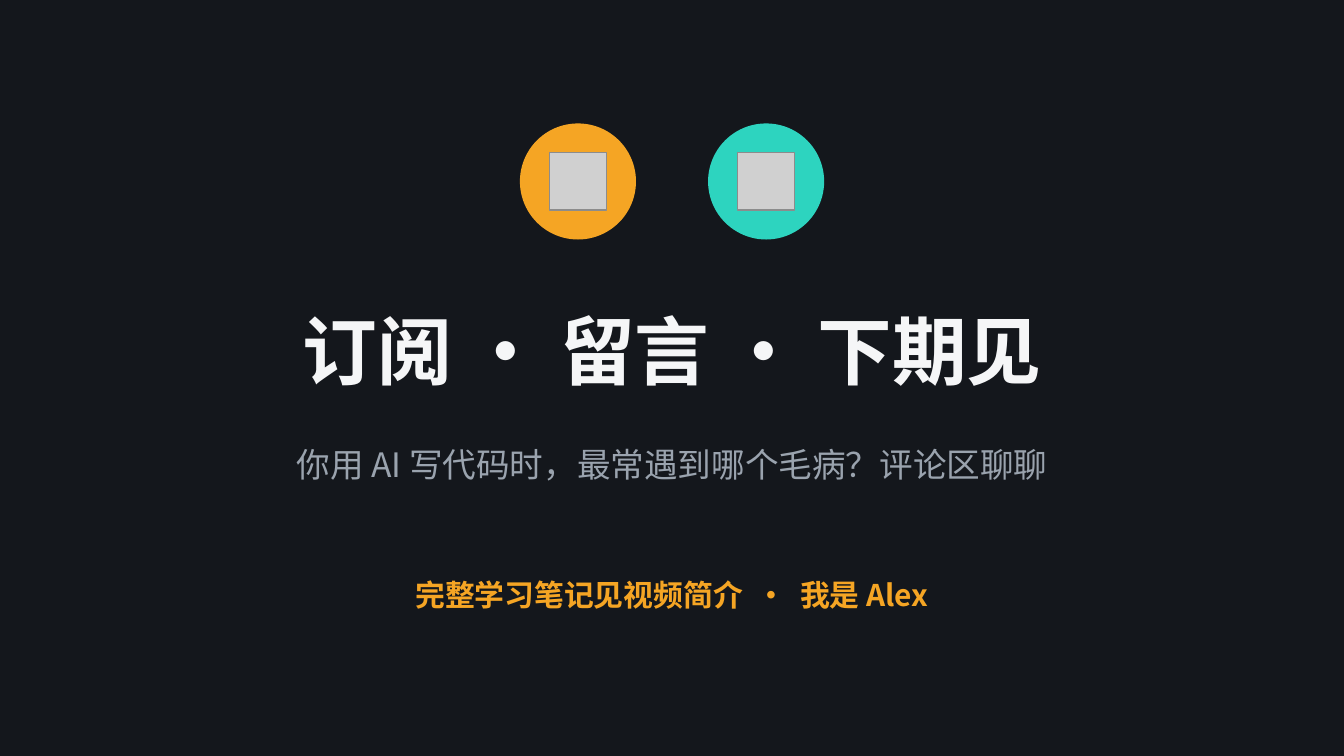
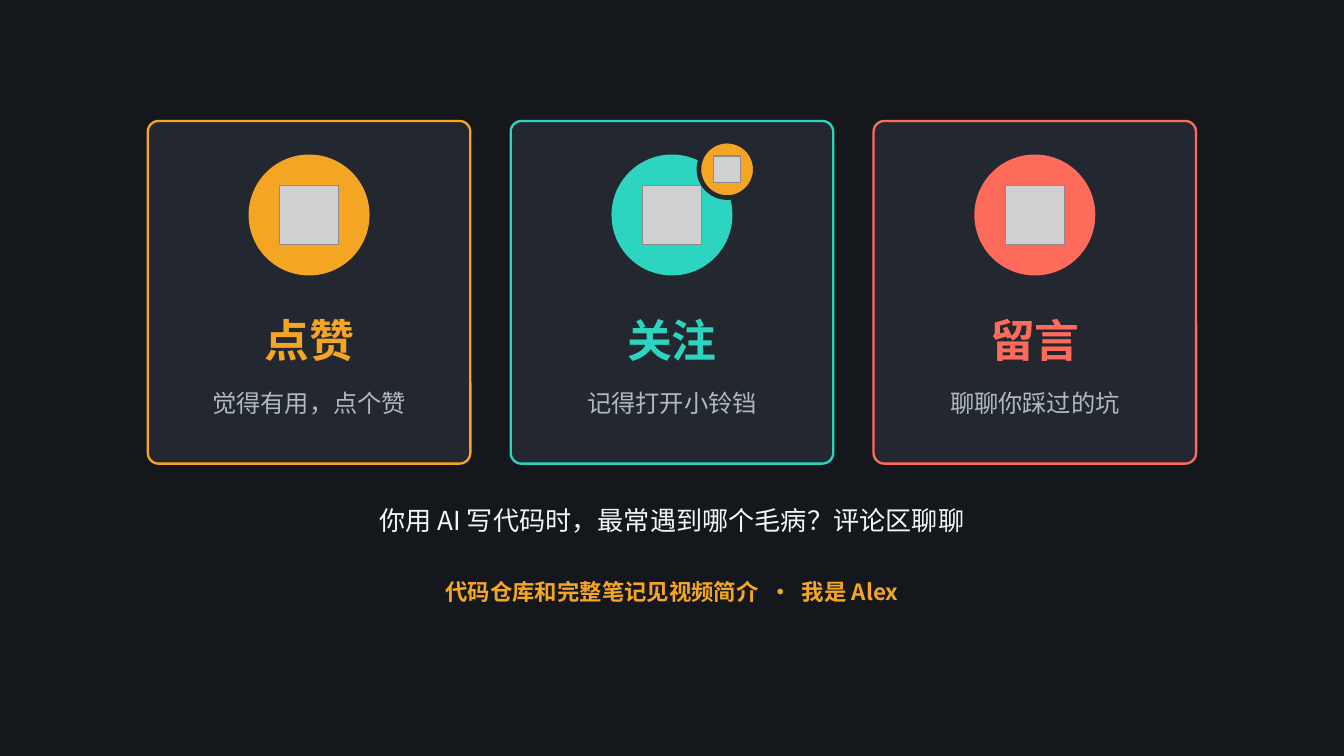
Before and after one commit to alexsunlee/alexsunlee.github.io, a slide deck: slide 19 of content/AI Learning/Karpathy-Skills · LLM 编码行为准则解析.pptx (slide 13 before the commit). Drawn at 1344x756 pixels with LibreOffice and Linux fonts; fonts in the diff are those of the drawing; grey boxes stand for pictures. Boxes give left, top, right and bottom in pixels: in the first picture for what was removed or moved away, otherwise in the second. Text is boxed around its words. In the diff, an @@ line names an element or a change of style, - is before the commit and + after.

```diff
--- a/content/AI Learning/Karpathy-Skills · LLM 编码行为准则解析.pptx
+++ b/content/AI Learning/Karpathy-Skills · LLM 编码行为准则解析.pptx
@@ rounded rectangle added at (148,121,470,464), fill #232830, outline #F5A524 1.25 pt @@
@@ rounded rectangle added at (511,121,833,464), fill #232830, outline #2DD4BF 1.25 pt @@
@@ ellipse: place and size @@
-ellipse at (710,125,824,239)
+ellipse at (699,141,755,198)
@@ ellipse at (699,141,755,198): fill #2DD4BF to #F5A524; outline #2DD4BF 1 pt to #232830 2.5 pt @@
@@ rounded rectangle added at (874,121,1196,464), fill #232830, outline #FF6B5B 1.25 pt @@
@@ ellipse added at (249,155,370,276), fill #F5A524 @@
@@ picture removed at (550,153,606,210) @@
@@ ellipse: place and size @@
-ellipse at (521,125,636,239)
+ellipse at (612,155,732,276)
@@ ellipse at (612,155,732,276): fill #F5A524 to #2DD4BF; outline #F5A524 1 pt to none @@
@@ picture added at (714,156,741,183) @@
@@ picture removed at (738,153,794,210) @@
@@ ellipse added at (974,155,1095,276), fill #FF6B5B @@
@@ picture added at (280,185,339,245) @@
@@ picture added at (642,185,702,245) @@
@@ picture added at (1005,185,1064,245) @@
@@ text added at (264,319,354,361), 24 pt, text #F5A524, bold @@
+点赞
@@ text removed at (302,315,1042,386) @@
-订阅 · 留言 · 下期见
@@ text added at (627,319,717,361), 24 pt, text #2DD4BF, bold @@
+关注
@@ text added at (990,319,1080,361), 24 pt, text #FF6B5B, bold @@
+留言
@@ text added at (212,391,406,414), 13 pt, text #B0B8C2 @@
+觉得有用，点个赞
@@ text added at (587,391,757,414), 13 pt, text #B0B8C2 @@
+记得打开小铃铛
@@ text added at (950,391,1120,414), 13 pt, text #B0B8C2 @@
+聊聊你踩过的坑
@@ text "你用 AI 写代码时，最常遇到哪个毛病？评论区聊聊": place and size @@
-text "你用 AI 写代码时，最常遇到哪个毛病？评论区聊聊" at (297,449,1047,481)
+text "你用 AI 写代码时，最常遇到哪个毛病？评论区聊聊" at (379,508,964,533)
@@ text "你用 AI 写代码时，最常遇到哪个毛病？评论区聊聊" at (379,508,964,533): size 18 to 14 pt, text colour #9AA3AE to #F5F6F7; vertical alignment middle to top @@
@@ text "代码仓库和完整笔记见视频简介 · 我是 Alex" at (445,581,899,602): vertical alignment middle to top @@
@@ text at (445,581,899,602): text changed; size 16 to 12 pt @@
-完整学习笔记见视频简介 · 我是 Alex
+代码仓库和完整笔记见视频简介 · 我是 Alex
```
Also in this commit, not shown: 7 other slides changed, 11 slides added, 5 slides removed, 2 other files.
